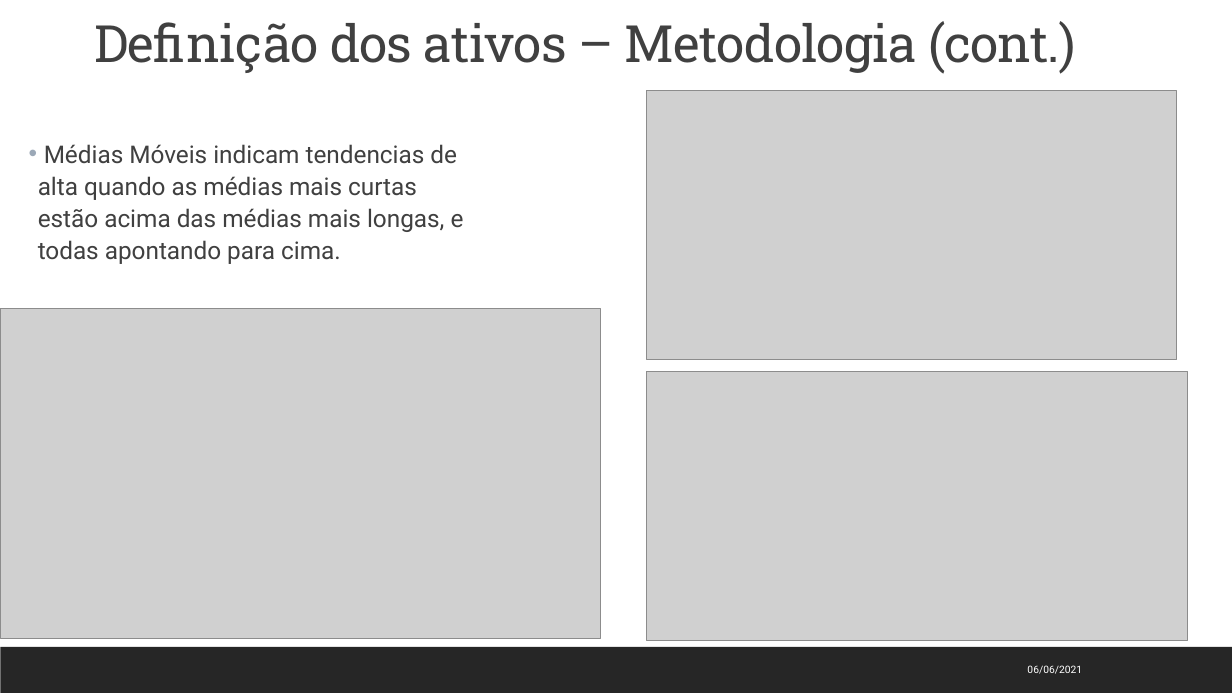
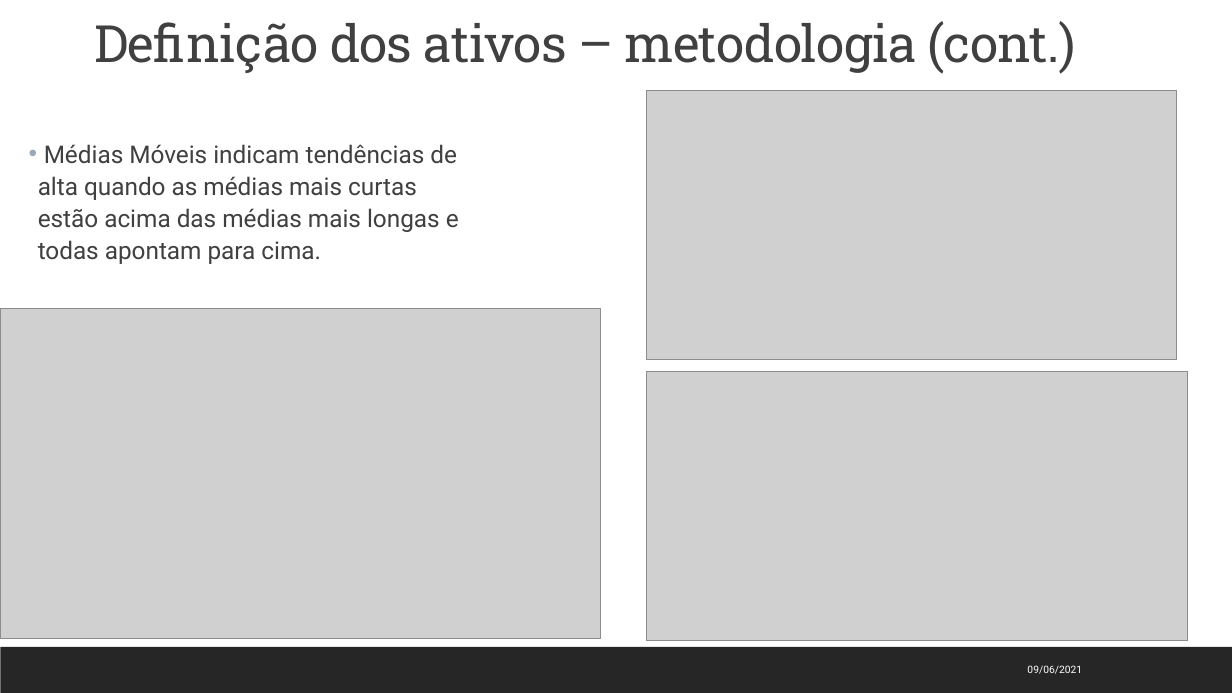
Before and after one commit to jmppsalles/Projeto_Final_AWARI, a slide deck: slide 6 of Trabalho final AWARI - João Marcos Salles - 20210610.pptx. Drawn at 1232x693 pixels with LibreOffice and Linux fonts; fonts in the diff are those of the drawing; grey boxes stand for pictures. Boxes give left, top, right and bottom in pixels: in the first picture for what was removed or moved away, otherwise in the second. Text is boxed around its words. In the diff, an @@ line names an element or a change of style, - is before the commit and + after.

```diff
--- a/Trabalho final AWARI - João Marcos Salles - 20210610.pptx
+++ b/Trabalho final AWARI - João Marcos Salles - 20210610.pptx
@@ title at (x1=94, y1=21, x2=1076, y2=74): text changed @@
-Definição dos ativos – Metodologia (cont.)
+Definição dos ativos – metodologia (cont.)
@@ text at (x1=38, y1=144, x2=459, y2=264): text changed @@
-• Médias Móveis indicam tendencias de alta quando as médias mais curtas estão acima das médias mais longas, e todas apontando para cima.
+• Médias Móveis indicam tendências de alta quando as médias mais curtas estão acima das médias mais longas e todas apontam para cima.
@@ text at (x1=1027, y1=665, x2=1082, y2=674): text changed @@
-06/06/2021
+09/06/2021
```
Also in this commit, not shown: 11 other slides changed, 1 slide added.
